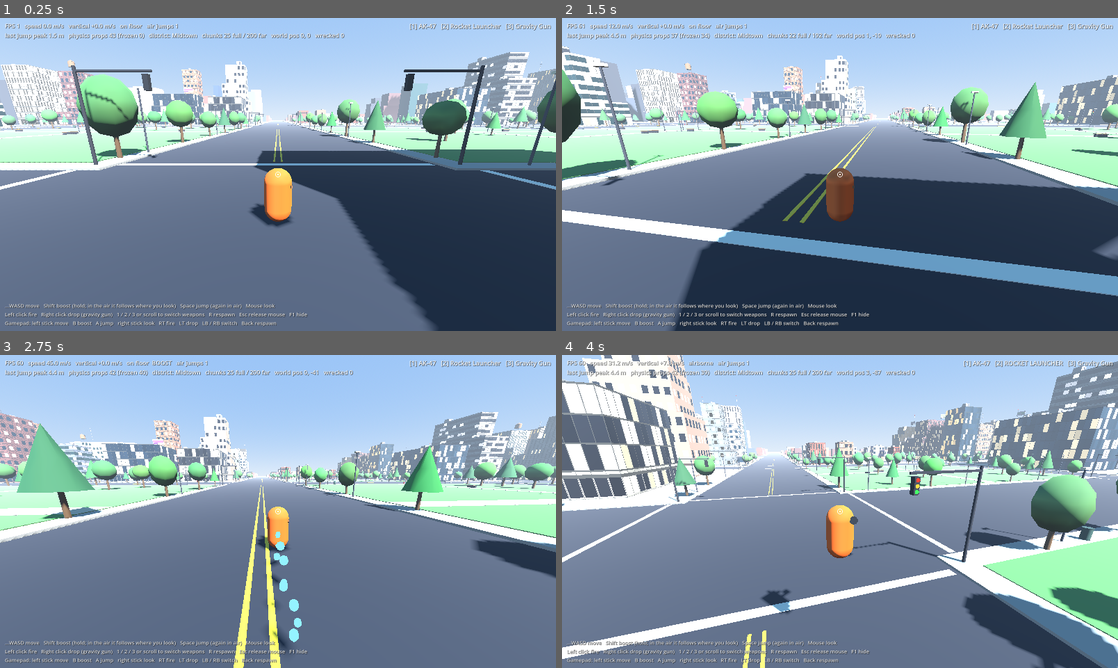
Above: before the commit, frames 1-4 (two rows, left to right).
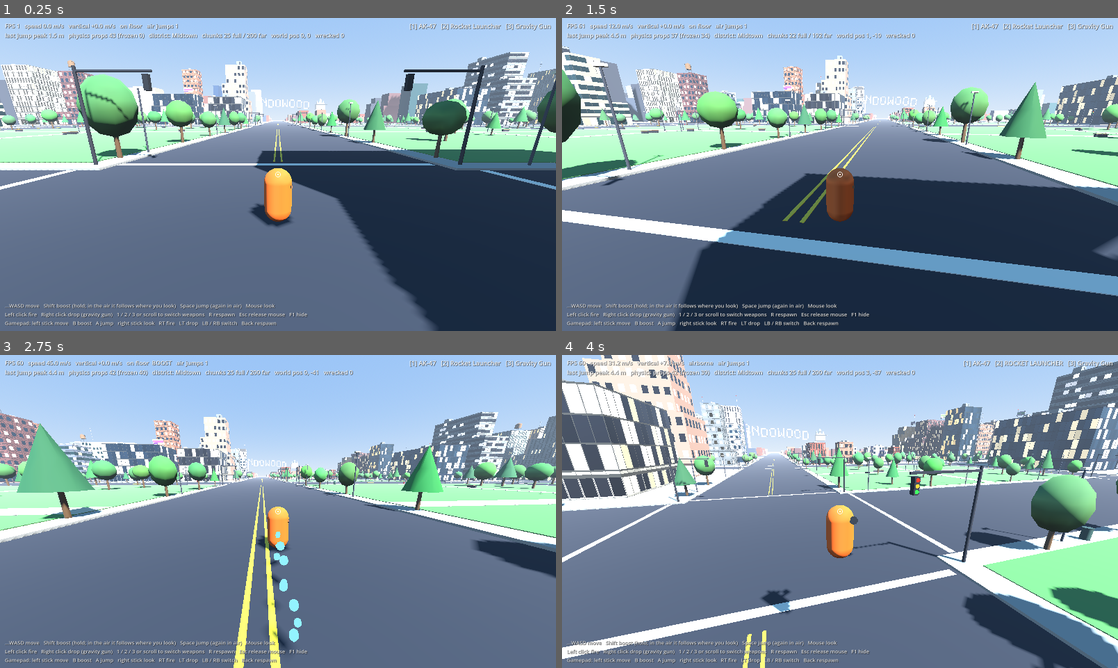
Above: after the commit, the same moments.

Repository: ashalluf/rando-game
Game: Godot game, scene res://scenes/levels/city.tscn
Same seed, same stepped clock (60 frames per second), same inputs: the game is played once before the commit and once after it.
Inputs (mouse positions are in pixels of both pictures, inside the frame that each line leads up to):
- Up to frame 1 (0.25 s): no input
- Up to frame 2 (1.5 s): move the mouse to (867, 174) at 0.52 s; press the mouse at (867, 174) at 0.53 s; hold W (move_forward) from 0.53 s (still down); tap Space (jump) at 0.77 s; move the mouse to (812, 174) at 1.27 s; release the mouse at (812, 174) at 1.28 s; right-click (812, 174) at 1.35 s
- Up to frame 3 (2.75 s): keep holding W (move_forward); tap Space (jump) at 1.52 s; click (250, 511) at 1.55 s; move the mouse to (289, 505) at 2.02 s; hold Shift (boost) from 2.03 s (still down); click (289, 505) at 2.3 s
- Up to frame 4 (4 s): keep holding W (move_forward); move the mouse to (834, 517) at 2.77 s; release Shift (boost) at 2.78 s; click (834, 517) at 2.85 s; tap Space (jump) at 3.02, 3.77 s; move the mouse to (878, 514) at 3.52 s; press the mouse at (878, 514) at 3.53 s; tap Mouse wheel up (next_weapon) at 3.6 s

The runs differ from the first frame. In frame 1, 6.5% of the frame differs, in the area x 0-100%, y 10-38%; in frame 2, 6.2%; in frame 3, 7.1%; in frame 4, 8.1%, in the area x 7-100%, y 2-40%.

Commit message:
Landmarks: hill sign, pier with Ferris wheel and coaster, observatory
RANDOWOOD in 42 m block letters on the south face of the hills, RANDO
PIER on the north-west coast with an entrance arch, a spinning Ferris
wheel with upright gondolas, a coaster loop, booths and lamps, and an
observatory with three domes and a viewing terrace on the ridge. Each
landmark has a detailed version built by its chunk and a far version the
streamer keeps alive, so they show from across the city.

Spawn override now takes a look direction (?spawn=x,z,yaw,pitch). Fog
halved so the hills stay green at a distance.

How to test: from spawn look north for the sign on the hills. Boost
west to the beach and north along it to the pier; walk out on the deck,
ride the wheel by jumping onto a gondola.

Co-Authored-By: Claude Fable 5.1 <noreply@anthropic.com>
Claude-Session: https://claude.ai/code/session_013mJoQrtobT2mZqUs9rjLvy

Diff:
--- a/scenes/levels/city.tscn
+++ b/scenes/levels/city.tscn
@@ -22,7 +22,7 @@
 tonemap_mode = 2
 fog_enabled = true
 fog_light_color = Color(0.78, 0.86, 0.96, 1)
-fog_density = 0.0012
+fog_density = 0.0006
 fog_sky_affect = 0.2
 
 [node name="City" type="Node3D"]
--- a/scripts/player/camera_rig.gd
+++ b/scripts/player/camera_rig.gd
@@ -84,6 +84,14 @@
 	_yaw += deg_to_rad(randf_range(-degrees, degrees) * 0.3)
 
 
+## Sets the view direction directly (degrees). Used by the spawn override.
+func set_look(yaw_deg: float, pitch_deg: float) -> void:
+	_yaw = deg_to_rad(yaw_deg)
+	_pitch = deg_to_rad(pitch_deg)
+	_kick_pitch = 0.0
+	_apply_rotation()
+
+
 ## Points the camera from the pivot at a world position. Used by tests and later by cutscenes.
 func look_at_point(point: Vector3) -> void:
 	var dir := (point - global_position).normalized()
--- a/scripts/world/city_chunk.gd
+++ b/scripts/world/city_chunk.gd
@@ -23,6 +23,8 @@
 
 var building_count: int = 0
 var prop_records: Array[Dictionary] = []
+## Landmark ids this chunk built in detail (the streamer hides their far versions meanwhile).
+var built_landmarks: Array[String] = []
 
 var _batch := MultiMeshBatch.new()
 var _mm_nodes: Dictionary = {}
@@ -53,6 +55,10 @@
 			_build_block(block)
 			if level == Level.FULL:
 				_build_intersection(plan.intersection(ix + 1, iz + 1))
+	if level == Level.FULL and plan.macro:
+		for lm in Landmarks.in_rect(owned_rect()):
+			Landmarks.build(lm, self, _statics, plan, true)
+			built_landmarks.append(lm.id)
 	_mm_nodes = _batch.build(self)
 
 
--- a/scripts/world/city_streamer.gd
+++ b/scripts/world/city_streamer.gd
@@ -59,6 +59,8 @@
 var _player: Node3D
 var _ground: StaticBody3D
 var _timer: float = 0.0
+## Far (always loaded) versions of the landmarks, keyed by id.
+var _far_landmarks: Dictionary = {}
 
 
 func _ready() -> void:
@@ -80,13 +82,27 @@
 		plan.macro.seed = world_seed
 		plan.macro.setup()
 	_build_ground()
+	_build_far_landmarks()
 	_player = get_tree().get_first_node_in_group("player") as Node3D
 	_apply_spawn_override()
 	update_streaming(true)
 
 
-## Debug helper: start somewhere else. Web: open the page with ?spawn=x,z
-## Desktop: run with `-- --spawn=x,z` (Godot passes user args after `--`).
+## Cheap versions of every landmark, always present, so the sign and the wheel show from anywhere.
+func _build_far_landmarks() -> void:
+	if plan.macro == null:
+		return
+	for lm in Landmarks.all():
+		var holder := Node3D.new()
+		holder.name = "FarLandmark_" + lm.id
+		holder.position = -WorldState.world_offset
+		add_child(holder)
+		Landmarks.build(lm, holder, null, plan, false)
+		_far_landmarks[lm.id] = holder
+
+
+## Debug helper: start somewhere else. Web: open the page with ?spawn=x,z or ?spawn=x,z,yaw,pitch
+## (degrees; yaw 0 faces north/-Z, 90 faces west). Desktop: run with `-- --spawn=x,z,yaw,pitch`.
 func _apply_spawn_override() -> void:
 	if _player == null:
 		return
@@ -104,13 +120,17 @@
 	if text.is_empty():
 		return
 	var parts := text.split(",")
-	if parts.size() != 2:
+	if parts.size() < 2:
 		return
 	var wp := Vector2(parts[0].to_float(), parts[1].to_float())
 	var y := plan.height_at(wp) + 2.0
 	_player.global_position = Vector3(wp.x, y, wp.y)
 	if _player.has_method("respawn"):
 		_player.set("_spawn_transform", _player.global_transform)
+	if parts.size() >= 4:
+		var rig: Node3D = _player.get("camera_rig")
+		if rig and rig.has_method("set_look"):
+			rig.set_look(parts[2].to_float(), parts[3].to_float())
 
 
 func _process(delta: float) -> void:
@@ -177,6 +197,8 @@
 
 	for k in chunks.keys():
 		if not wanted.has(k) or wanted[k] != chunks[k].level:
+			for id in chunks[k].built_landmarks:
+				_set_far_landmark_visible(id, true)
 			chunks[k].queue_free()
 			chunks.erase(k)
 
@@ -215,6 +237,13 @@
 	add_child(chunk)
 	chunk.build()
 	chunks[k] = chunk
+	for id in chunk.built_landmarks:
+		_set_far_landmark_visible(id, false)
+
+
+func _set_far_landmark_visible(id: String, on: bool) -> void:
+	if _far_landmarks.has(id):
+		(_far_landmarks[id] as Node3D).visible = on
 
 
 ## Shifts every 3D child (chunks, player, rockets, debris) so the player is back near the origin.
--- /dev/null
+++ b/scripts/world/ferris_wheel.gd
@@ -0,0 +1,13 @@
+class_name FerrisWheel
+extends Node3D
+## Spins around its local Z axis; gondola children stay upright.
+
+@export var rpm: float = 1.2
+
+var gondolas: Array[Node3D] = []
+
+
+func _process(delta: float) -> void:
+	rotation.z += rpm * TAU / 60.0 * delta
+	for g in gondolas:
+		g.rotation.z = -rotation.z
--- /dev/null
+++ b/scripts/world/landmarks.gd
@@ -0,0 +1,315 @@
+class_name Landmarks
+extends RefCounted
+## Fixed one-off places on the west-coast map, built from primitives: the hill sign, the pier
+## with its Ferris wheel and coaster loop, the observatory. Each has a world anchor; the chunk
+## that contains the anchor builds the detailed version, and CityStreamer keeps a far version
+## of every landmark alive so the skyline never loses them. All names and designs are original.
+
+const SIGN_TEXT := "RANDOWOOD"
+const PIER_NAME := "RANDO PIER"
+
+## 5 x 7 block font for the hill sign. Rows top to bottom, '#' is a block.
+const FONT := {
+	"R": ["####.", "#...#", "#...#", "####.", "#.#..", "#..#.", "#...#"],
+	"A": [".###.", "#...#", "#...#", "#####", "#...#", "#...#", "#...#"],
+	"N": ["#...#", "##..#", "#.#.#", "#..##", "#...#", "#...#", "#...#"],
+	"D": ["####.", "#...#", "#...#", "#...#", "#...#", "#...#", "####."],
+	"O": [".###.", "#...#", "#...#", "#...#", "#...#", "#...#", ".###."],
+	"W": ["#...#", "#...#", "#...#", "#.#.#", "#.#.#", "##.##", "#...#"],
+}
+
+
+## Every landmark: id, anchor (world XZ), and a rough footprint radius.
+static func all() -> Array[Dictionary]:
+	return [
+		{"id": "sign", "anchor": Vector2(0.0, -1180.0), "radius": 400.0},
+		{"id": "pier", "anchor": Vector2(-940.0, -350.0), "radius": 200.0},
+		{"id": "observatory", "anchor": Vector2(260.0, -1320.0), "radius": 60.0},
+	]
+
+
+static func in_rect(rect: Rect2) -> Array[Dictionary]:
+	var result: Array[Dictionary] = []
+	for lm in all():
+		if rect.has_point(lm.anchor):
+			result.append(lm)
+	return result
+
+
+## Builds a landmark under `parent` (children at true world coordinates). `statics` may be null
+## (far version: no collision). Returns nothing; the builder adds nodes directly.
+static func build(lm: Dictionary, parent: Node3D, statics: StaticBody3D, plan: CityPlan, detailed: bool) -> void:
+	match lm.id:
+		"sign":
+			_build_sign(lm.anchor, parent, statics, plan, detailed)
+		"pier":
+			_build_pier(lm.anchor, parent, statics, plan, detailed)
+		"observatory":
+			_build_observatory(lm.anchor, parent, statics, plan, detailed)
+
+
+# --- Hill sign ------------------------------------------------------------------------------
+
+static func _build_sign(anchor: Vector2, parent: Node3D, statics: StaticBody3D, plan: CityPlan, detailed: bool) -> void:
+	var cell := 6.0
+	var letter_w := 5 * cell
+	var gap := cell * 1.5
+	var total := SIGN_TEXT.length() * letter_w + (SIGN_TEXT.length() - 1) * gap
+	var x := anchor.x - total * 0.5
+	var white := Color(0.96, 0.96, 0.94)
+	for ch in SIGN_TEXT:
+		var rows: Array = FONT.get(ch, FONT["O"])
+		var base_y := plan.height_at(Vector2(x + letter_w * 0.5, anchor.y)) + 2.0
+		for r in rows.size():
+			var row: String = rows[r]
+			var c := 0
+			while c < row.length():
+				if row[c] != "#":
+					c += 1
+					continue
+				var run := 0
+				while c + run < row.length() and row[c + run] == "#":
+					run += 1
+				var size := Vector3(run * cell, cell, 2.0)
+				var pos := Vector3(x + (c + run * 0.5) * cell, base_y + (rows.size() - 1 - r + 0.5) * cell, anchor.y)
+				_box(parent, statics, size, pos, white, detailed)
+				c += run
+		if detailed:
+			# Legs down to the slope.
+			for lx: float in [0.5, letter_w - 0.5]:
+				var ground := plan.height_at(Vector2(x + lx, anchor.y + 1.5))
+				var h := maxf(base_y - ground + 1.0, 1.0)
+				_cyl(parent, null, 0.35, h, Vector3(x + lx, ground + h * 0.5, anchor.y + 1.5), Color(0.35, 0.35, 0.36))
+		x += letter_w + gap
+
+
+# --- Pier -----------------------------------------------------------------------------------
+
+static func _build_pier(anchor: Vector2, parent: Node3D, statics: StaticBody3D, _plan: CityPlan, detailed: bool) -> void:
+	var deck_y := 6.0
+	var length := 280.0
+	var width := 24.0
+	var wood := Color(0.55, 0.40, 0.25)
+	var dark := Color(0.30, 0.25, 0.20)
+	# Deck runs west from the anchor (the beach end) out over the water.
+	var center := Vector3(anchor.x - length * 0.5, deck_y, anchor.y)
+	_box(parent, statics, Vector3(length, 0.8, width), center, wood, true)
+	# Ramp from the sand up to the deck.
+	var ramp_len := 30.0
+	var ramp := _box(parent, statics, Vector3(ramp_len, 0.8, 8.0), Vector3(anchor.x + ramp_len * 0.5 - 2.0, deck_y * 0.5, anchor.y), wood, true)
+	ramp.rotation.z = atan2(deck_y, ramp_len)
+	# Railings.
+	for side: float in [-1.0, 1.0]:
+		_box(parent, statics, Vector3(length, 1.0, 0.15), center + Vector3(0.0, 0.9, side * (width * 0.5 - 0.1)), dark, true)
+	# Piles.
+	var step := 12.0 if detailed else 40.0
+	var px := anchor.x - 6.0
+	while px > anchor.x - length + 4.0:
+		for side: float in [-1.0, 1.0]:
+			_cyl(parent, null, 0.5, deck_y + 2.0, Vector3(px, deck_y * 0.5 - 1.0, anchor.y + side * (width * 0.5 - 2.0)), dark)
+		px -= step
+	# Entrance arch with the name.
+	var arch_x := anchor.x - 8.0
+	for side: float in [-1.0, 1.0]:
+		_box(parent, statics, Vector3(0.8, 9.0, 0.8), Vector3(arch_x, deck_y + 4.5, anchor.y + side * 9.0), Color(0.2, 0.5, 0.7), true)
+	_box(parent, statics, Vector3(1.2, 2.4, 20.0), Vector3(arch_x, deck_y + 9.6, anchor.y), Color(0.95, 0.85, 0.3), true)
+	var label := Label3D.new()
+	label.text = PIER_NAME
+	label.font_size = 160
+	label.pixel_size = 0.02
+	label.outline_size = 24
+	label.modulate = Color(0.15, 0.15, 0.2)
+	label.position = Vector3(arch_x + 0.7, deck_y + 9.6, anchor.y)
+	label.rotation.y = PI * 0.5
+	parent.add_child(label)
+	# Ferris wheel.
+	_build_ferris_wheel(Vector3(anchor.x - 110.0, deck_y, anchor.y), parent, statics, detailed)
+	# Coaster loop near the end.
+	_build_coaster(Vector3(anchor.x - 220.0, deck_y, anchor.y), parent, statics, detailed)
+	if not detailed:
+		return
+	# Booths and lamps along the deck.
+	var colors := [Color(0.9, 0.3, 0.3), Color(0.3, 0.6, 0.9), Color(0.95, 0.75, 0.2), Color(0.5, 0.8, 0.4)]
+	for i in 6:
+		var bx := anchor.x - 30.0 - i * 12.0
+		var side := 1.0 if i % 2 == 0 else -1.0
+		var col: Color = colors[i % colors.size()]
+		_box(parent, statics, Vector3(4.0, 3.0, 3.0), Vector3(bx, deck_y + 1.9, anchor.y + side * 8.0), col, true)
+		_box(parent, null, Vector3(4.6, 0.3, 4.2), Vector3(bx, deck_y + 3.6, anchor.y + side * 7.5), col.darkened(0.3), false)
+	for i in 10:
+		var lx := anchor.x - 20.0 - i * 26.0
+		for side: float in [-1.0, 1.0]:
+			_cyl(parent, null, 0.1, 5.0, Vector3(lx, deck_y + 2.9, anchor.y + side * (width * 0.5 - 1.0)), Color(0.28, 0.29, 0.32))
+			_box(parent, null, Vector3(0.6, 0.2, 0.3), Vector3(lx, deck_y + 5.5, anchor.y + side * (width * 0.5 - 1.0)), Color(1.0, 0.95, 0.8), false)
+
+
+static func _build_ferris_wheel(at: Vector3, parent: Node3D, statics: StaticBody3D, detailed: bool) -> void:
+	var radius := 24.0
+	var hub := at + Vector3(0.0, radius + 6.0, 0.0)
+	var steel := Color(0.85, 0.2, 0.25)
+	# A-frame supports (visual) and one collision box for the whole footprint.
+	for side: float in [-1.0, 1.0]:
+		var leg := _box(parent, null, Vector3(1.2, radius + 8.0, 1.2), hub + Vector3(0.0, -(radius + 6.0) * 0.5, side * 6.0), Color(0.3, 0.3, 0.32), false)
+		leg.rotation.x = side * 0.18
+	if statics:
+		_shape(statics, Vector3(6.0, 8.0, 14.0), at + Vector3(0.0, 4.0, 0.0))
+	var wheel := FerrisWheel.new()
+	wheel.position = hub
+	parent.add_child(wheel)
+	var spokes := 12 if detailed else 6
+	for i in spokes:
+		var angle := TAU * i / spokes
+		var spoke := MeshInstance3D.new()
+		var box := BoxMesh.new()
+		box.size = Vector3(0.4, radius * 2.0, 0.4)
+		spoke.mesh = box
+		spoke.material_override = PropFactory.material(steel)
+		spoke.rotation.z = angle
+		wheel.add_child(spoke)
+	# Rim segments.
+	var segments := 24 if detailed else 12
+	for i in segments:
+		var angle := TAU * (i + 0.5) / segments
+		var seg := MeshInstance3D.new()
+		var box := BoxMesh.new()
+		box.size = Vector3(TAU * radius / segments + 0.3, 0.5, 0.5)
+		seg.mesh = box
+		seg.material_override = PropFactory.material(steel)
+		seg.position = Vector3(cos(angle), sin(angle), 0.0) * radius
+		seg.rotation.z = angle + PI * 0.5
+		wheel.add_child(seg)
+	# Gondolas hang from the rim and stay upright.
+	var gondola_colors := [Color(0.95, 0.75, 0.2), Color(0.3, 0.6, 0.9), Color(0.5, 0.8, 0.4), Color(0.9, 0.4, 0.6)]
+	for i in segments / 2:
+		var angle := TAU * i / (segments / 2)
+		var g := Node3D.new()
+		g.position = Vector3(cos(angle), sin(angle), 0.0) * radius
+		wheel.add_child(g)
+		wheel.gondolas.append(g)
+		var cab := MeshInstance3D.new()
+		var box := BoxMesh.new()
+		box.size = Vector3(2.4, 2.2, 2.4)
+		cab.mesh = box
+		cab.material_override = PropFactory.material(gondola_colors[i % gondola_colors.size()])
+		cab.position = Vector3(0.0, -1.6, 0.0)
+		g.add_child(cab)
+
+
+static func _build_coaster(at: Vector3, parent: Node3D, statics: StaticBody3D, detailed: bool) -> void:
+	var radius := 14.0
+	var rail := Color(0.95, 0.6, 0.15)
+	var center := at + Vector3(0.0, radius + 2.0, 0.0)
+	var segments := 24 if detailed else 12
+	for i in segments:
+		var angle := TAU * (i + 0.5) / segments
+		var seg := _box(parent, null, Vector3(TAU * radius / segments + 0.3, 0.5, 2.0), center + Vector3(cos(angle), sin(angle), 0.0) * radius, rail, false)
+		seg.rotation.z = angle + PI * 0.5
+	# Straight track in and out of the loop, plus supports.
+	_box(parent, statics, Vector3(60.0, 0.5, 2.0), at + Vector3(0.0, 2.0, 0.0), rail, true)
+	for i in 5:
+		_cyl(parent, null, 0.25, 2.0, at + Vector3(-28.0 + i * 14.0, 1.0, 0.0), Color(0.3, 0.3, 0.32))
+	for side: float in [-1.0, 1.0]:
+		var brace := _box(parent, null, Vector3(0.6, radius * 2.0 + 4.0, 0.6), center + Vector3(side * radius * 0.7, 0.0, 0.0), Color(0.3, 0.3, 0.32), false)
+		brace.rotation.z = -side * 0.35
+	if statics:
+		_shape(statics, Vector3(radius * 2.0 + 2.0, radius * 2.0 + 2.0, 3.0), center)
+	# A little parked train.
+	for i in 3:
+		_box(parent, null, Vector3(3.0, 1.6, 1.8), at + Vector3(-24.0 + i * 3.4, 3.1, 0.0), Color(0.2, 0.5, 0.85), false)
+
+
+# --- Observatory ----------------------------------------------------------------------------
+
+static func _build_observatory(anchor: Vector2, parent: Node3D, statics: StaticBody3D, plan: CityPlan, detailed: bool) -> void:
+	var ground := plan.height_at(anchor)
+	var base_y := ground + 4.0
+	var white := Color(0.94, 0.93, 0.90)
+	var copper := Color(0.35, 0.55, 0.50)
+	# Tall plinth so it never floats on the slope, then the main hall.
+	_box(parent, statics, Vector3(56.0, 30.0, 34.0), Vector3(anchor.x, base_y - 15.0 + 0.5, anchor.y), Color(0.75, 0.72, 0.68), true)
+	_box(parent, statics, Vector3(48.0, 10.0, 26.0), Vector3(anchor.x, base_y + 5.0, anchor.y), white, true)
+	# Center drum and dome, two side domes.
+	_cyl(parent, statics, 9.0, 8.0, Vector3(anchor.x, base_y + 14.0, anchor.y), white)
+	_dome(parent, statics, 9.0, Vector3(anchor.x, base_y + 18.0, anchor.y), copper)
+	for side: float in [-1.0, 1.0]:
+		_cyl(parent, statics, 5.0, 4.0, Vector3(anchor.x + side * 19.0, base_y + 12.0, anchor.y), white)
+		_dome(parent, statics, 5.0, Vector3(anchor.x + side * 19.0, base_y + 14.0, anchor.y), copper)
+	# Front lawn and a viewing terrace facing the city (south, +Z).
+	_box(parent, statics, Vector3(70.0, 1.0, 20.0), Vector3(anchor.x, base_y - 0.5, anchor.y + 27.0), Color(0.38, 0.5, 0.28), true)
+	if not detailed:
+		return
+	for i in 7:
+		_box(parent, statics, Vector3(0.3, 1.1, 0.3), Vector3(anchor.x - 30.0 + i * 10.0, base_y + 0.55, anchor.y + 36.5), Color(0.3, 0.3, 0.32), true)
+	_box(parent, null, Vector3(70.0, 0.15, 0.15), Vector3(anchor.x, base_y + 1.1, anchor.y + 36.5), Color(0.3, 0.3, 0.32), false)
+	# Coin telescopes on the terrace.
+	for i in 3:
+		_cyl(parent, null, 0.12, 1.3, Vector3(anchor.x - 20.0 + i * 20.0, base_y + 0.65, anchor.y + 34.0), Color(0.3, 0.3, 0.32))
+		var scope := _box(parent, null, Vector3(0.3, 0.3, 1.2), Vector3(anchor.x - 20.0 + i * 20.0, base_y + 1.4, anchor.y + 34.0), Color(0.85, 0.85, 0.88), false)
+		scope.rotation.x = -0.3
+
+
+# --- Helpers --------------------------------------------------------------------------------
+
+static func _box(parent: Node3D, statics: StaticBody3D, size: Vector3, pos: Vector3, color: Color, collide: bool) -> MeshInstance3D:
+	var mesh := MeshInstance3D.new()
+	var box := BoxMesh.new()
+	box.size = size
+	mesh.mesh = box
+	mesh.material_override = PropFactory.material(color)
+	mesh.position = pos
+	parent.add_child(mesh)
+	if collide and statics:
+		_shape(statics, size, pos)
+	return mesh
+
+
+static func _cyl(parent: Node3D, statics: StaticBody3D, radius: float, height: float, pos: Vector3, color: Color) -> MeshInstance3D:
+	var mesh := MeshInstance3D.new()
+	var cyl := CylinderMesh.new()
+	cyl.top_radius = radius
+	cyl.bottom_radius = radius
+	cyl.height = height
+	cyl.radial_segments = 12
+	mesh.mesh = cyl
+	mesh.material_override = PropFactory.material(color)
+	mesh.position = pos
+	parent.add_child(mesh)
+	if statics:
+		var shape := CollisionShape3D.new()
+		var s := CylinderShape3D.new()
+		s.radius = radius
+		s.height = height
+		shape.shape = s
+		shape.position = pos
+		statics.add_child(shape)
+	return mesh
+
+
+static func _dome(parent: Node3D, statics: StaticBody3D, radius: float, pos: Vector3, color: Color) -> void:
+	var mesh := MeshInstance3D.new()
+	var sphere := SphereMesh.new()
+	sphere.radius = radius
+	sphere.height = radius * 2.0
+	sphere.is_hemisphere = true
+	sphere.radial_segments = 16
+	sphere.rings = 8
+	mesh.mesh = sphere
+	mesh.material_override = PropFactory.material(color, 0.5)
+	mesh.position = pos
+	parent.add_child(mesh)
+	if statics:
+		var shape := CollisionShape3D.new()
+		var s := SphereShape3D.new()
+		s.radius = radius
+		shape.shape = s
+		shape.position = pos
+		statics.add_child(shape)
+
+
+static func _shape(statics: StaticBody3D, size: Vector3, pos: Vector3) -> void:
+	var shape := CollisionShape3D.new()
+	var box := BoxShape3D.new()
+	box.size = size
+	shape.shape = box
+	shape.position = pos
+	statics.add_child(shape)
--- a/tests/smoke_test.gd
+++ b/tests/smoke_test.gd
@@ -191,6 +191,29 @@
 		var ground_h: float = _world_state().to_world(player.global_position).y
 		_check(player.is_on_floor() and ground_h > 20.0, "player stands on the hills at %.0f m" % ground_h)
 
+	# Landmarks: far versions always exist; the detailed one appears when its chunk is loaded.
+	if macro:
+		_check(city.has_node("FarLandmark_sign") and city.has_node("FarLandmark_pier") and city.has_node("FarLandmark_observatory"), "far versions of the sign, pier and observatory exist")
+		var pier_anchor: Vector2 = Landmarks.all()[1].anchor
+		player.global_position = _world_state().to_local(Vector3(pier_anchor.x + 10.0, 3.0, pier_anchor.y))
+		player.velocity = Vector3.ZERO
+		city.update_streaming(true)
+		var pier_key: Vector2i = plan.block_index_at(pier_anchor)
+		var pier_chunk: Node3D = city.chunks.get(pier_key)
+		_check(pier_chunk != null and pier_chunk.built_landmarks.has("pier"), "pier chunk built the detailed pier")
+		_check(not city.get_node("FarLandmark_pier").visible, "far pier is hidden while the detailed pier is loaded")
+		var wheel_found := false
+		for child in pier_chunk.get_children():
+			if child is FerrisWheel:
+				wheel_found = true
+		_check(wheel_found, "the pier has a Ferris wheel")
+		# Stand on the deck: it is solid.
+		player.global_position = _world_state().to_local(Vector3(pier_anchor.x - 60.0, 9.0, pier_anchor.y))
+		player.velocity = Vector3.ZERO
+		await _wait_for_floor(player, 120)
+		var deck_y: float = _world_state().to_world(player.global_position).y
+		_check(player.is_on_floor() and deck_y > 5.0, "player stands on the pier deck at %.1f m" % deck_y)
+
 	# Same seed, same plan.
 	var a := CityPlan.new()
 	a.seed = 777
Not shown, added: scripts/world/ferris_wheel.gd.uid
Not shown, added: scripts/world/landmarks.gd.uid
Not shown, changed: CLAUDE.md
Not shown, changed: docs/GAME_PLAN.md
